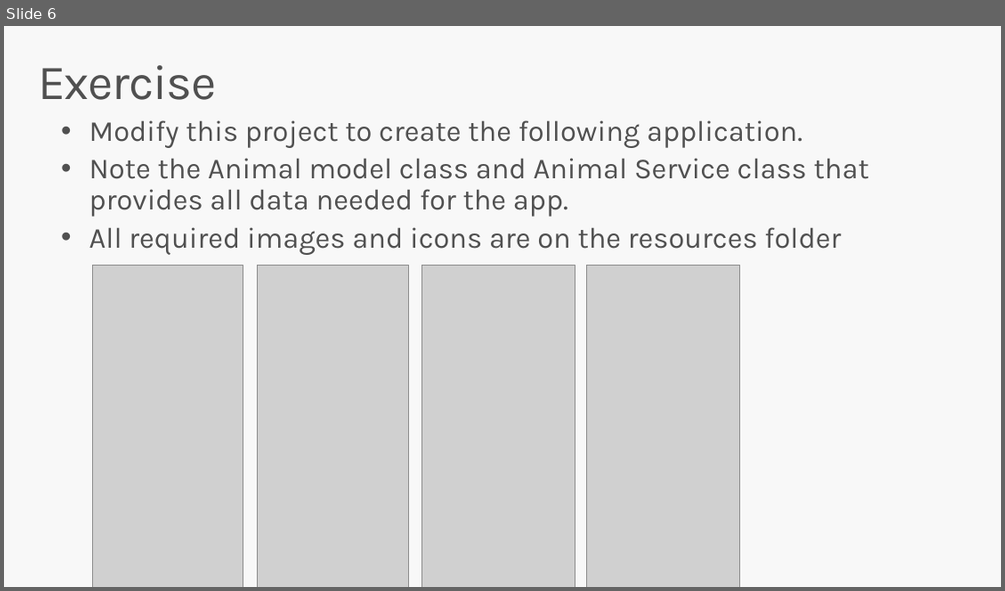
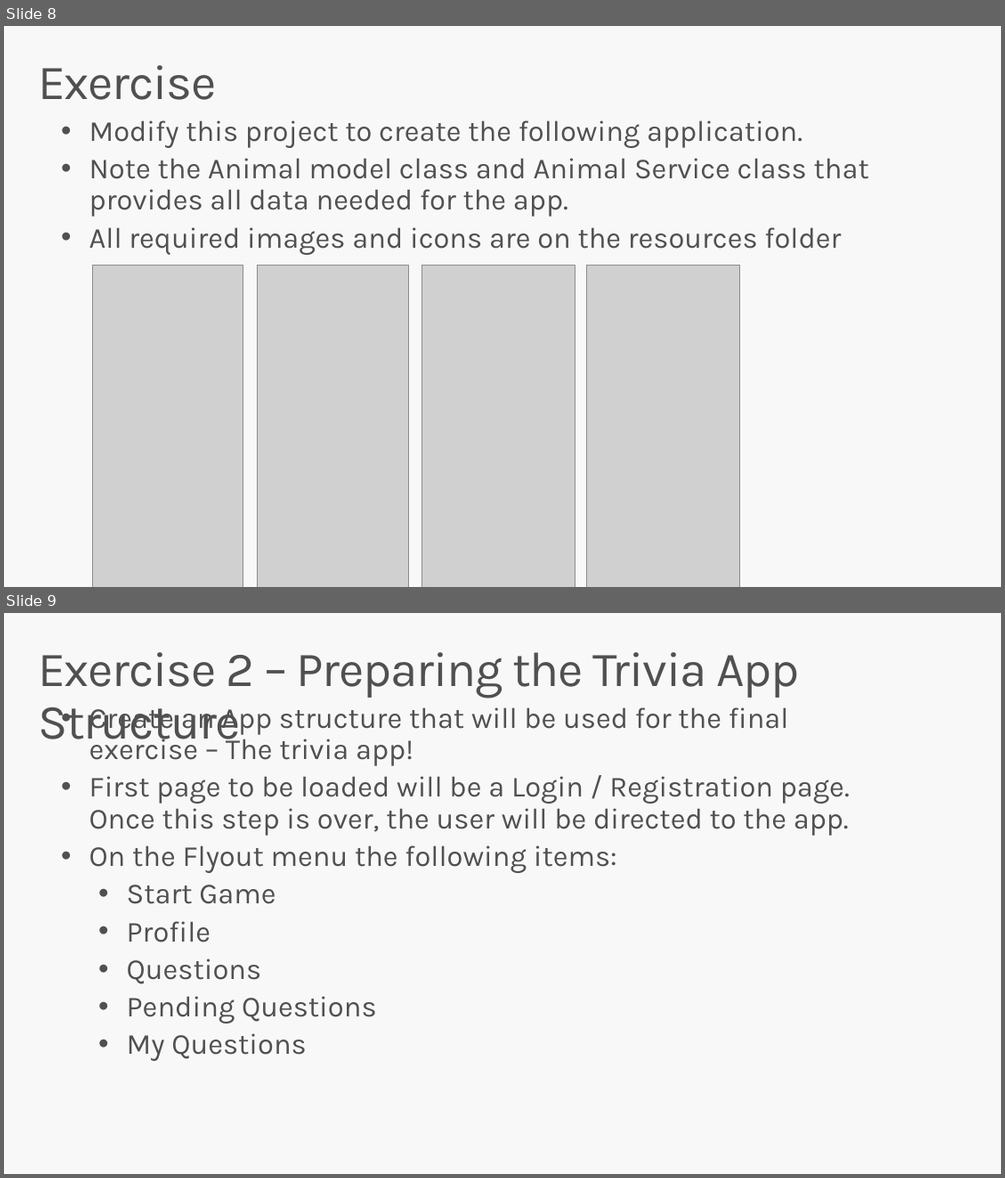
Before and after one commit to yaronGithub/ShellLessonStep2, a slide deck: Docs/Navigation With Shell Step 2.pptx. Shown one above the other, each under a label of ours: slide 6 before the commit, slides 8 and 9 after it. The pictures are 1005x591 and 1005x1178 pixels, drawn with LibreOffice and Linux fonts; fonts in the diff are those of the drawing; grey boxes stand for pictures. Boxes give left, top, right and bottom in pixels: in the first picture for what was removed or moved away, otherwise in the second. Text is boxed around its words. In the diff, an @@ line names an element or a change of style, - is before the commit and + after.

```diff
--- a/Docs/Navigation With Shell Step 2.pptx
+++ b/Docs/Navigation With Shell Step 2.pptx
@@ slide 9 added at (x1=4, y1=613, x2=1001, y2=1174), background #F8F8F8 @@
@@ title added at (x1=38, y1=652, x2=799, y2=751), 47 pt, text #505050 @@
+Exercise 2 – Preparing the Trivia App Structure
@@ text added at (x1=89, y1=707, x2=850, y2=1061), 28 pt, text #505050 @@
+• Create an App structure that will be used for the final exercise – The trivia app!
+• First page to be loaded will be a Login / Registration page. Once this step is over, the user will be directed to the app.
+• On the Flyout menu the following items:
+  • Start Game
+  • Profile
+  • Questions
+  • Pending Questions
+  • My Questions
@@ what was slide 6 is now slide 8 @@
```
Also in this commit, not shown: 2 other slides added, 4 other files.
